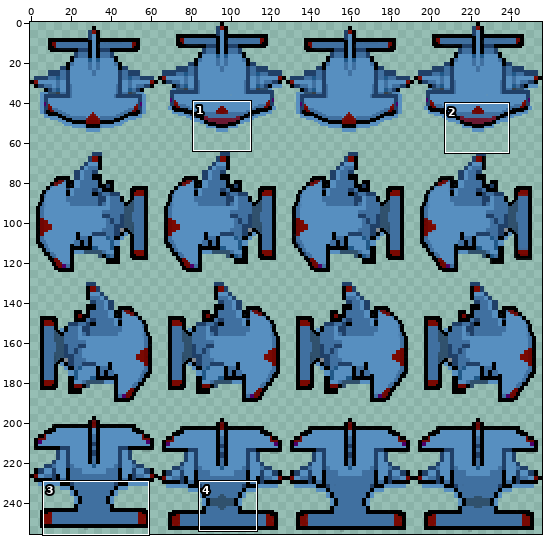
One commit to this sprite sheet: assets/Sprite-sheats/Shark.png. The picture above shows the old version from afar; the outline marks the close-up.
Close-up. Before the commit:
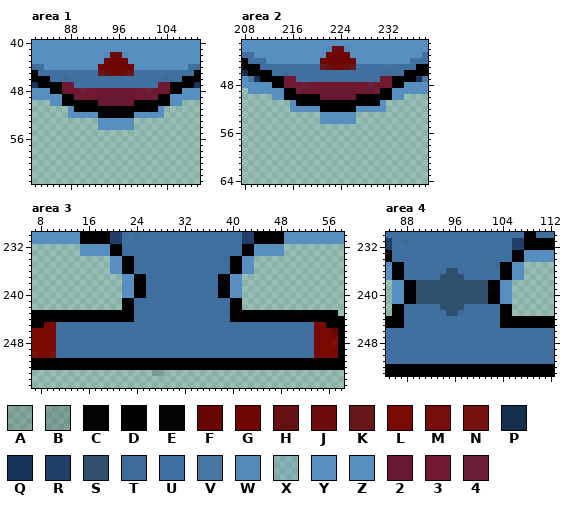
The file is 256x256 pixels. Pixels under 10% opacity are left out. Colours within 5 levels of each other are drawn and written as one. Shown: area 1: x 82..109, y 40..63; area 2: x 208..238, y 41..64; area 3: x 7..58, y 230..255; area 4: x 85..112, y 230..253. The commit also changed other parts of the picture, which this record leaves out.
Palette (. is transparent): A #00000022  B #00000028  C #000000f9  D #000000  E #020406  F #680502  G #700602  H #650f11fe  J #6b0a0afe  K #671518fe  L #7a0902  M #770d0a  N #761310  P #152e4b  Q #183458  R #204068  S #30516d  T #3e6c9a  U #4070a0  V #4978a2  W #5489ba  X #578fc039  Y #578fc0f8  Z #578fc0  2 #681832  3 #6f1830  4 #6b1f39
The result:
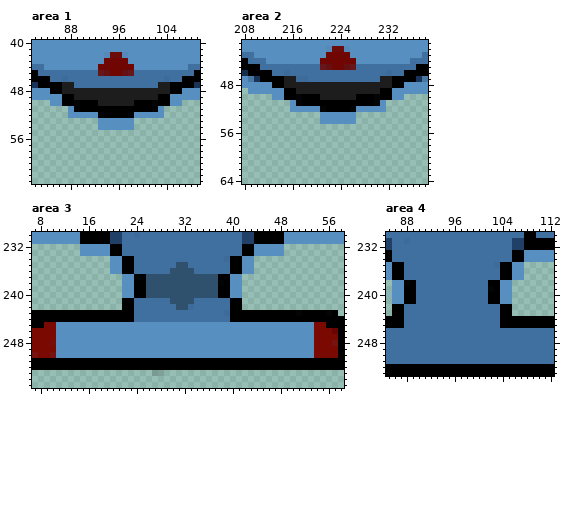
What changed:
@@ palette @@
-3 #6f1830
+3 #1e1d1e
--- area 1
@@ x 87..104 @@
 47 33UUUUUUUUUUUUUU33
-48 333433333333334333
-49 DD43332222223334DD
-50 DDEDDD222222DDDEDD
+48 333333333333333333
+49 DD33333333333333DD
+50 DDEDDD333333DDDEDD
 51 .ZEDDDDDDDDDDDDEZ.
--- area 2
@@ x 215..232 @@
 46 TUUUUUUUUUUUUUUUUT
-47 33UUUUUUUUUUUUUU33
-48 333433333333334333
-49 DD43332222223334DD
-50 DDEDDD222222DDDEDD
+47 33TTUUUUUUUUUUUU33
+48 333333333333333333
+49 DD33333333333333DD
+50 DDEDDD333333DDDEDD
 51 .ZEDDDDDDDDDDDDEZ.
--- area 3
@@ x 7..58 @@
 234 .............ZZDDUUUUUUUUUUUUUUUTDDZZ...............
-235 .............ZZDDUUUUUUUUUUUUUUUUDDZZ...............
-236 .............ZZDDUUUUUUUUUUUUUUUUDDZZ...............
-237 ...............ZZEDUUUUUUUUUUUUDDZZ.................
-238 ...............ZZDDUUUUUUUUUUUUEDZZ.................
-239 ...............ZZDDUUUUUUUUUUUUDDZZ.................
-240 ...............ZYDDUUUUUUUUUUUUDDYZ.................
-241 ...............DDUUUUUUUUUUUUUUUUDD.................
-242 ...............DDUUUUUUUUUUUUUUUUDD.................
+235 .............ZZDDUUUUUUUSSUUUUUUUDDZZ...............
+236 .............ZZDDUUUUUUSSSSUUUUUUDDZZ...............
+237 ...............ZZEDSSSSSSSSSSSSDDZZ.................
+238 ...............ZZDDSSSSSSSSSSSSEDZZ.................
+239 ...............ZZDDSSSSSSSSSSSSDDZZ.................
+240 ...............ZYDDSSSSSSSSSSSSDDYZ.................
+241 ...............DDUUUUUUSSSSUUUUUUDD.................
+242 ...............DDUUUUUUUSSTUUUUUUDD.................
 243 DDDDDDDDDDDDDDDDDUUUUUUUUUUUUUUUTDDDDDDDDDDDCDDDDCD.
 244 DDDDDDDDDDDDDDDDDUUUUUUUUUUUUUUUUDDDDDDDDDDDDDDDDDDD
-245 DDLLUUUUUUUUUUUUUUUUUUUUUUUUUUUUUUUUUUUUUUUUUUULLDDD
-246 LLLLUUUUUUUUUUUUUUUUUUUUUUUUUUUUUUUUUUUUUUUUUUULLLFD
-247 LLLLUUUUUUUUUUUUUUUUUUUUUUUUUUUUUUUUUUUUUUUUUUULLLLD
-248 LLLMUUUUUUUUUUUUUUUUUUUUUUUUUUUUUUUUUUUUUUUUUUULLLND
-249 LLLLUUUUUUUUUUUUUUUUUUUUUUUUUUUUUUUUUUUUUUUUUUULLLLD
-250 NLLNUUUUUUUUUUUUUUUUUUUUUUUUUUUUUUUUUUUUUUUUUUULLLLD
+245 DDLLZZZZZZZZZZZZZZZZZZZZZZZZZZZZZZZZZZZZZZZZZZZLLDDD
+246 LLLLZZZZZZZZZZZZZZZZZZZZZZZZZZZZZZZZZZZZZZZZZZZLLLFD
+247 LLLLZZZZZZZZZZZZZZZZZZZZZZZZZZZZZZZZZZZZZZZZZZZLLLLD
+248 LLLMZZZZZZZZZZZZZZZZZZZZZZZZZZZZZZZZZZZZZZZZZZZLLLND
+249 LLLLZZZZZZZZZZZZZZZZZZZZZZZZZZZZZZZZZZZZZZZZZZZLLLLD
+250 NLLNZZZZZZZZZZZZZZZZZZZZZZZZZZZZZZZZZZZZZZZZZZZLLLLD
 251 DDDDDDDDDDDDDDDDDDDDDDDDDDDDDDDDDDDDDDDDDDDDDDDDDDDD
--- area 4
@@ x 88..103 @@
 235 UUUUUUUUUUUUUUUT
-236 UUUUUUUSSUUUUUUU
-237 UUUUUUSSSSUUUUUU
-238 EDSSSSSSSSSSSSDD
-239 DDSSSSSSSSSSSSED
-240 DDSSSSSSSSSSSSDD
-241 DDSSSSSSSSSSSSDD
-242 UUUUUUSSSSUUUUUU
-243 UUUUUUUSSTUUUUUU
+236 UUUUUUUUUUUUUUUU
+237 UUUUUUUUUUUUUUUU
+238 EDUUUUUUUUUUUUDD
+239 DDUUUUUUUUUUUUED
+240 DDUUUUUUUUUUUUDD
+241 DDUUUUUUUUUUUUDD
+242 UUUUUUUUUUUUUUUU
+243 UUUUUUUUUUUUUUUU
 244 UUUUUUUUUUUUUUUU
Changed places in both close-ups, as pixel boxes (x1, y1, x2, y2):
changed: (62, 82, 170, 106)
changed: (284, 76, 392, 100)
changed: (56, 262, 314, 358)
changed: (416, 268, 488, 316)
